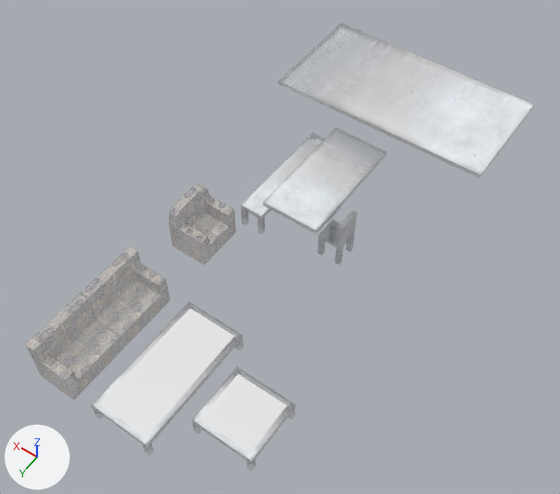
Renders of the FBX model Assets/Models/Props/Caffeteria.fbx from each side of a commit.
Before and after are seen from a camera (50 mm lens) standing at (-10.5, 17.8, 23.9) and looking at (0.2, 2.9, 0.5). The lights are fixed; the arrows at lower left show +X, +Y and +Z. Where no turn or scale is listed for an object, it has been applied to the vertices.

The older version as bpy lines, for what is in view:
```python
ob_bench = bpy.data.objects.new('Bench', me_nicetable_001)
ob_bench.location = (1.8, -0.1, 0.0)
ob_chair = bpy.data.objects.new('Chair', me_cube_002)
ob_chair.location = (0.0, 0.0, 0.0)
ob_couch = bpy.data.objects.new('Couch', me_cube_003)
ob_couch.location = (3.0, 4.0, 0.0)
ob_doublecouch = bpy.data.objects.new('DoubleCouch', me_cube_004)
ob_doublecouch.location = (3.0, 8.0, 0.0)
ob_largetable = bpy.data.objects.new('LargeTable', me_cube_007)
ob_largetable.location = (0.0, -6.0, 0.0)
ob_nicetable = bpy.data.objects.new('NiceTable', me_nicetable)
ob_nicetable.location = (0.0, 9.4, 0.0)
ob_sidetable = bpy.data.objects.new('SideTable', me_sidetable)
ob_sidetable.location = (-3.0, 9.4, 0.0)
ob_sidetable_glass = bpy.data.objects.new('SideTable_Glass', me_cube_001)
ob_sidetable_glass.location = (-3.0, 9.5, 0.0)
ob_table = bpy.data.objects.new('Table', me_cube_005)
ob_table.location = (0.0, 0.0, 0.0)
# also in view: 'NiceTable_Glass' at (0.0, 9.5, 0.7)
```
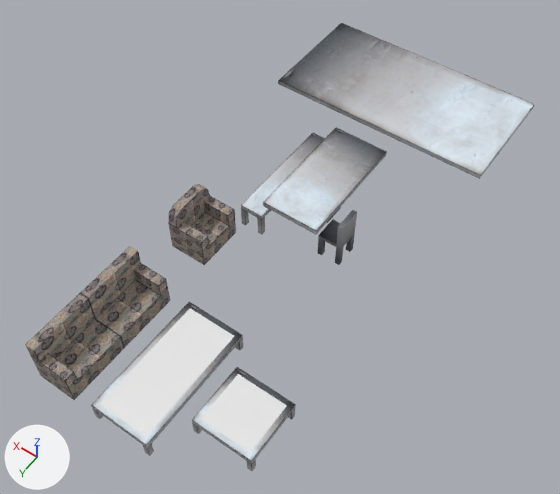
Boxes (x1, y1, x2, y2) around the edits, measured in the pictures (560 x 494 px):
'LargeTable', surface changed: (278, 23, 534, 179) in both
'DoubleCouch', surface changed: (25, 246, 170, 400) in both
'Table', surface changed: (263, 127, 387, 234) in both
'Couch', surface changed: (168, 184, 236, 265) in both
'NiceTable', surface changed (white to grey): (91, 302, 243, 456) in both
'SideTable', surface changed (white to grey): (192, 367, 296, 471) in both
'Bench', surface changed: (241, 133, 327, 234) in both
'Chair', surface changed: (318, 210, 357, 265) in both

What changed in the scene script:
```text
Change img_livingspaces_atlas_png:
    img_livingspaces_atlas_png: load_image('livingSpaces_ATLAS.png', '../../Textures/Props/livingSpaces_ATLAS.png', 1024, 1024, 'Non-Color') -> load_image('livingSpaces_ATLAS.png', '../../Textures/Props/livingSpaces_ATLAS.png', 1024, 1024, 'sRGB')
Change mat_livingquarters:
    remove n3 = _N.new('ShaderNodeTexImage'); n3.name = 'Image Texture.001'
    remove n3.image = img_livingspaces_atlas_png
    where n0 = _N.new('ShaderNodeBsdfPrincipled'); n0.name = 'Principled BSDF'
    remove _L.new(n3.outputs[0], n0.inputs[4])  # 'Color' to 'Alpha'
```
